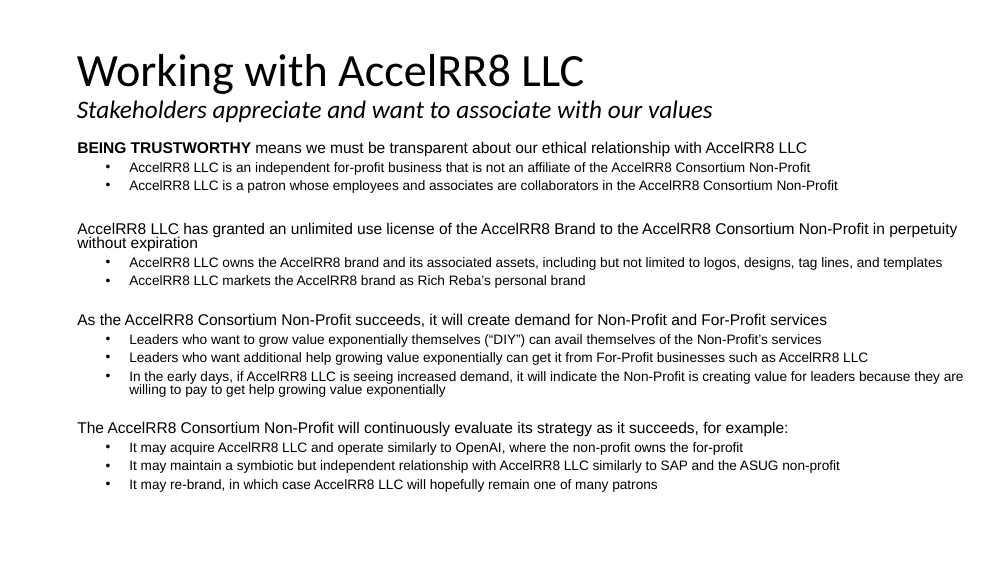
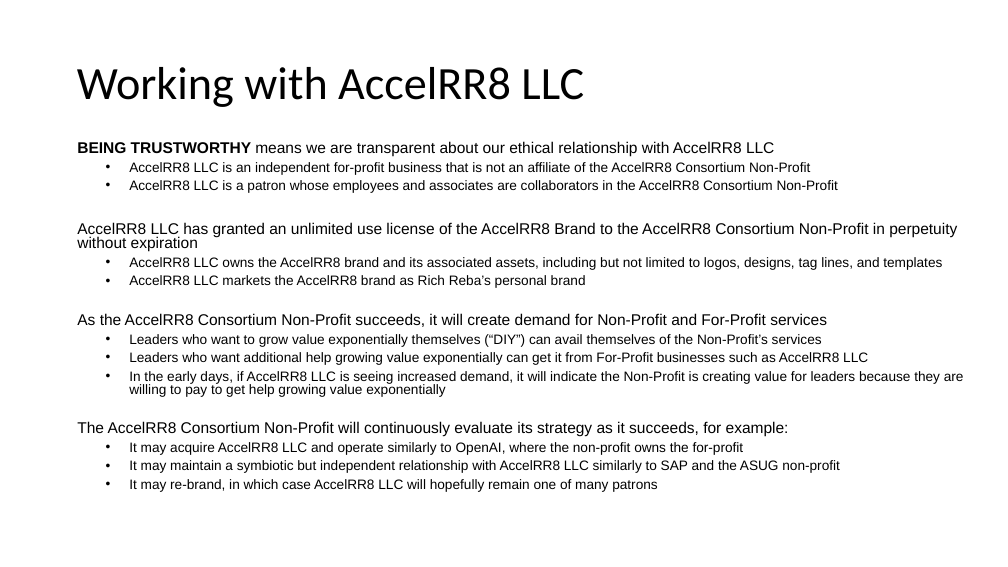
Before and after one commit to AccelRR8-Consortium-NonProfit/Management-Public, a slide deck: slide 4 of docs/1_Integration/1d_Responsibility/AccelRR8 Consortium Non-Profit Organization Purpose and Credo.pptx. Drawn at 1008x567 pixels with LibreOffice and Linux fonts; fonts in the diff are those of the drawing; background and template pictures are left out. Boxes give left, top, right and bottom in pixels: in the first picture for what was removed or moved away, otherwise in the second. Text is boxed around its words. In the diff, an @@ line names an element or a change of style, - is before the commit and + after.

```diff
--- a/docs/1_Integration/1d_Responsibility/AccelRR8 Consortium Non-Profit Organization Purpose and Credo.pptx
+++ b/docs/1_Integration/1d_Responsibility/AccelRR8 Consortium Non-Profit Organization Purpose and Credo.pptx
@@ title at <box>77,67,584,107</box>: text changed; size 24 to 44 pt; italic off @@
-Working with AccelRR8 LLC
-Stakeholders appreciate and want to associate with our values
+Working with AccelRR8 LLC
@@ text at <box>77,141,774,157</box>: text changed @@
-BEING TRUSTWORTHY means we must be transparent about our ethical relationship with AccelRR8 LLC
+BEING TRUSTWORTHY means we are transparent about our ethical relationship with AccelRR8 LLC
```
Also in this commit, not shown: 2 other slides changed, 7 other files.
